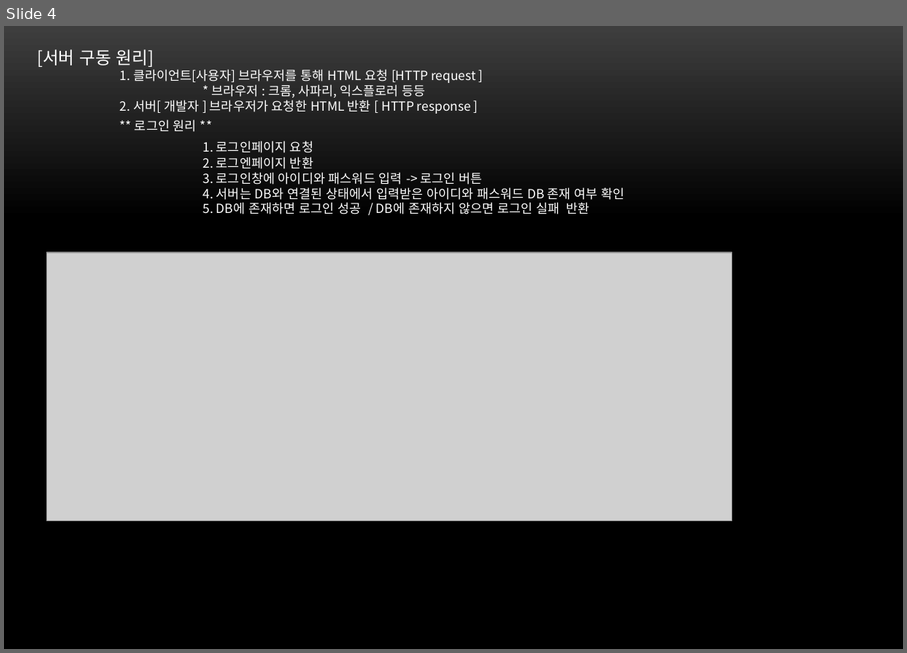
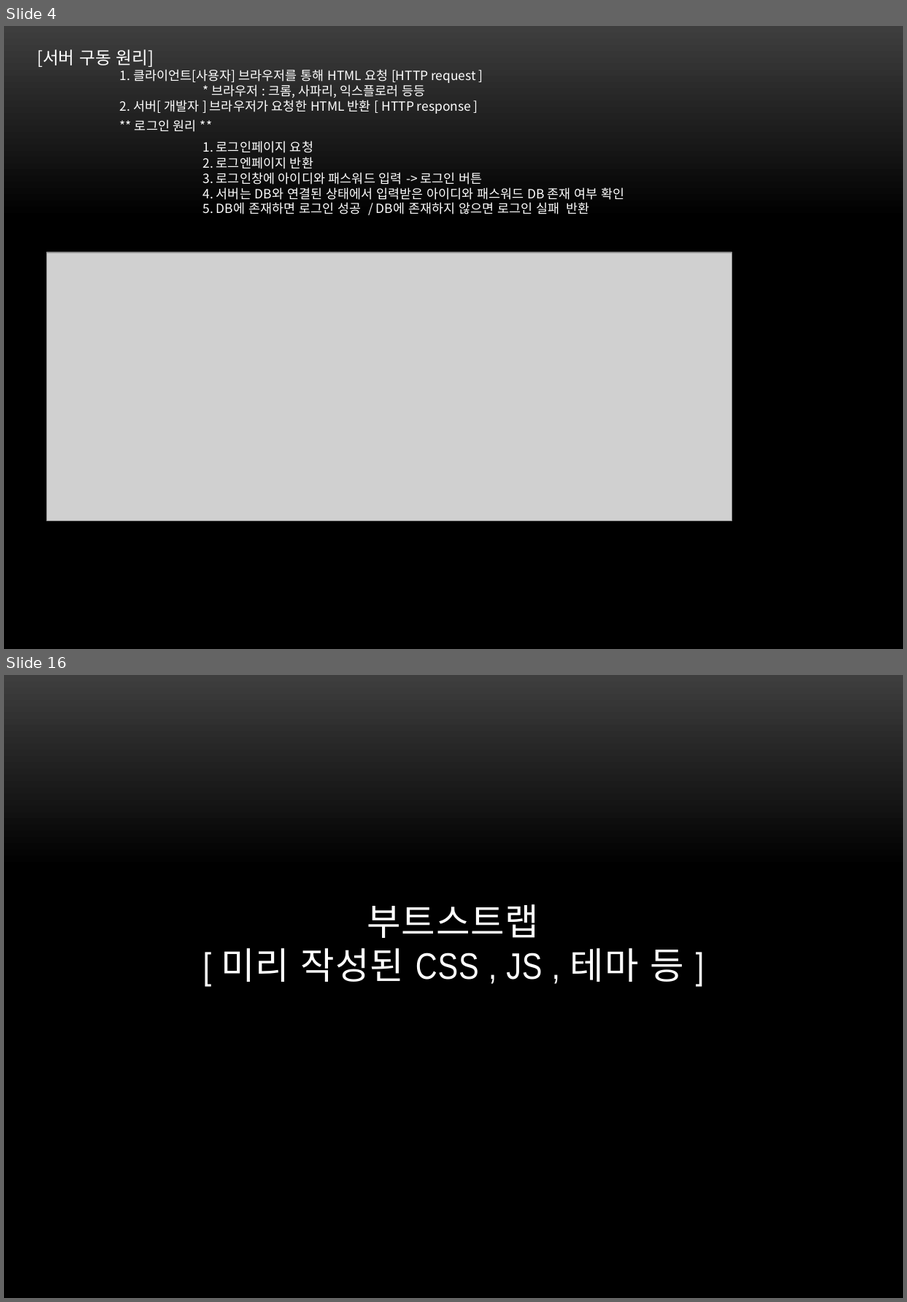
Before and after one commit to kth0027/ezen_kth, a slide deck: Front/src/main/webapp/PPT/web.pptx. Shown one above the other, each under a label of ours: slide 4 before the commit, slides 4 and 16 after it; the slides between them are not shown. The pictures are 907x653 and 907x1302 pixels, drawn with LibreOffice and Linux fonts; fonts in the diff are those of the drawing; grey boxes stand for pictures; background and template pictures are left out. Boxes give left, top, right and bottom in pixels: in the first picture for what was removed or moved away, otherwise in the second. Text is boxed around its words. In the diff, an @@ line names an element or a change of style, - is before the commit and + after.

```diff
--- a/Front/src/main/webapp/PPT/web.pptx
+++ b/Front/src/main/webapp/PPT/web.pptx
@@ slide 16 added at [4, 675, 903, 1298], background gradient #3F3F3F to #000000 @@
@@ title added at [221, 904, 684, 982], 32 pt, text #FFFFFF @@
+부트스트랩
+[ 미리 작성된 CSS , JS , 테마 등 ]
```
Also in this commit, not shown: 2 slides changed, 10 other slides added.
